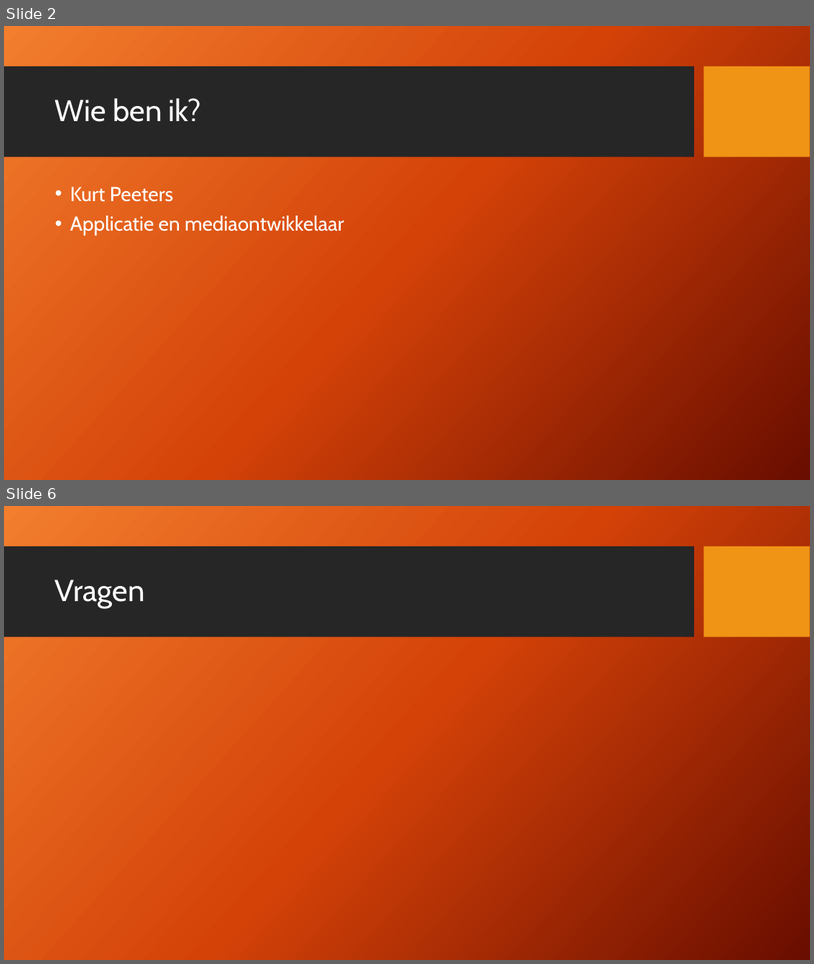
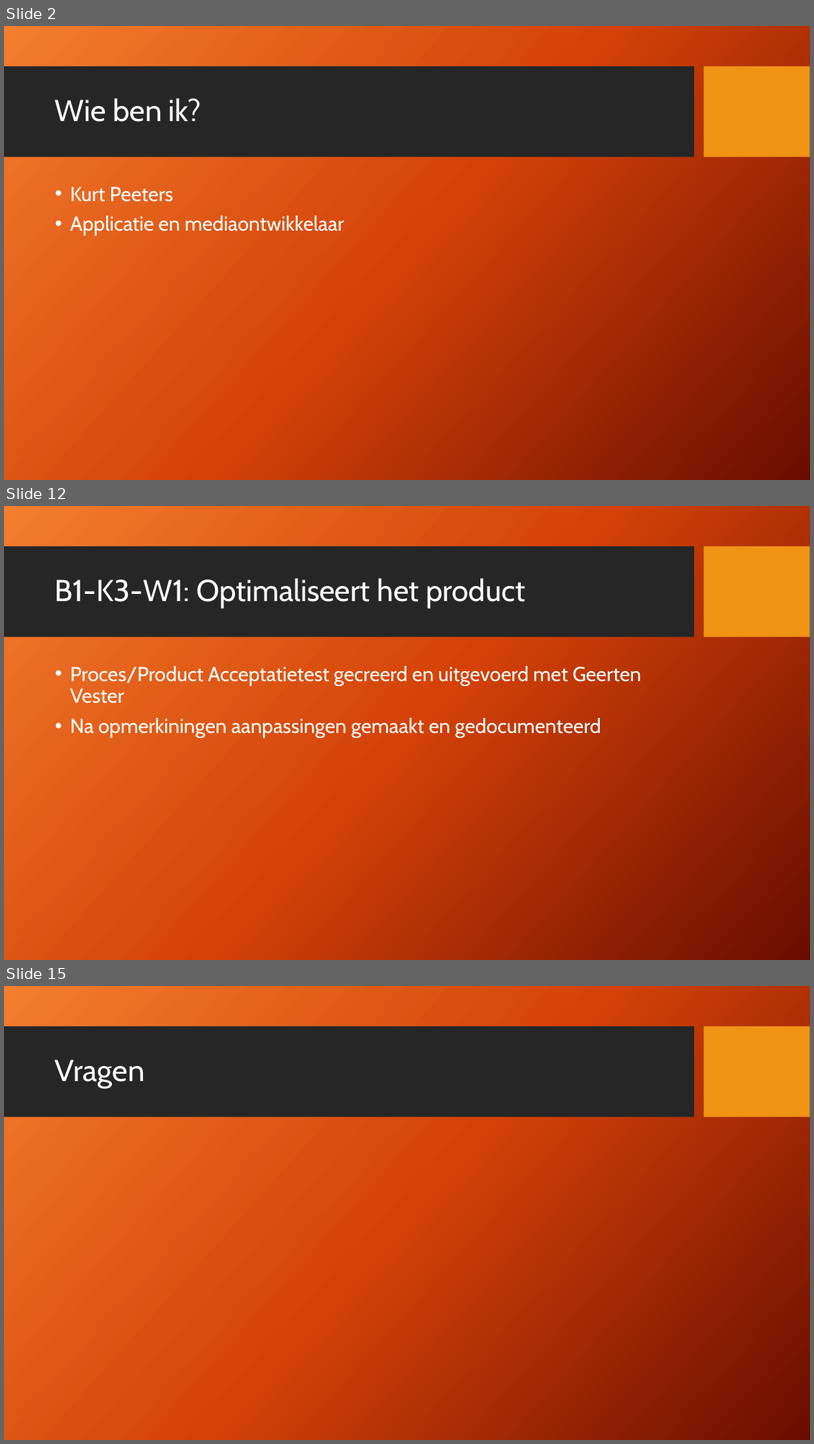
Before and after one commit to Kurtsuside1/Plotter-Data, a slide deck: PVB opdracht.pptx. Shown one above the other, each under a label of ours: slides 2 and 6 before the commit, slides 2, 12 and 15 after it; the slides between them are not shown. The pictures are 814x964 and 814x1444 pixels, drawn with LibreOffice and Linux fonts; fonts in the diff are those of the drawing; background and template pictures are left out. Boxes give left, top, right and bottom in pixels: in the first picture for what was removed or moved away, otherwise in the second. Text is boxed around its words. In the diff, an @@ line names an element or a change of style, - is before the commit and + after.

```diff
--- a/PVB opdracht.pptx
+++ b/PVB opdracht.pptx
@@ slide 12 added at (x1=4, y1=506, x2=810, y2=960), background picture (left out); not listed: 2 template elements that a slide beside it also shows @@
@@ title added at (x1=55, y1=578, x2=525, y2=608), 36 pt, text #FFFFFF @@
+B1-K3-W1: Optimaliseert het product
@@ text added at (x1=70, y1=666, x2=642, y2=737), 24 pt, text #FFFFFF @@
+• Proces/Product Acceptatietest gecreerd en uitgevoerd met Geerten Vester
+• Na opmerkiningen aanpassingen gemaakt en gedocumenteerd
@@ what was slide 6 is now slide 15 @@
```
Also in this commit, not shown: 3 slides changed, 8 other slides added, 2 other files.
